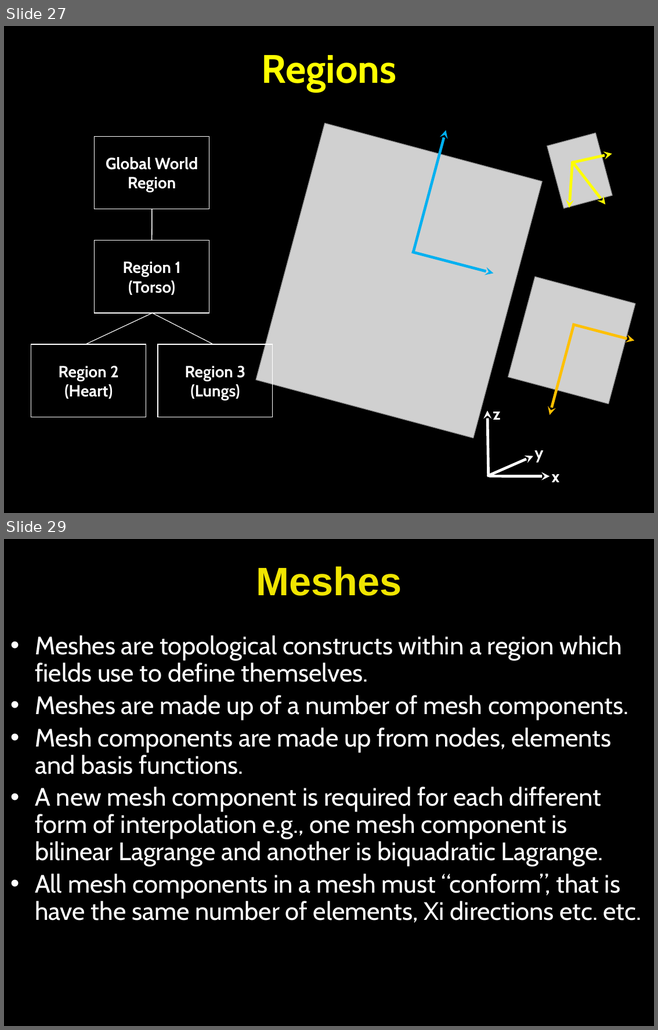
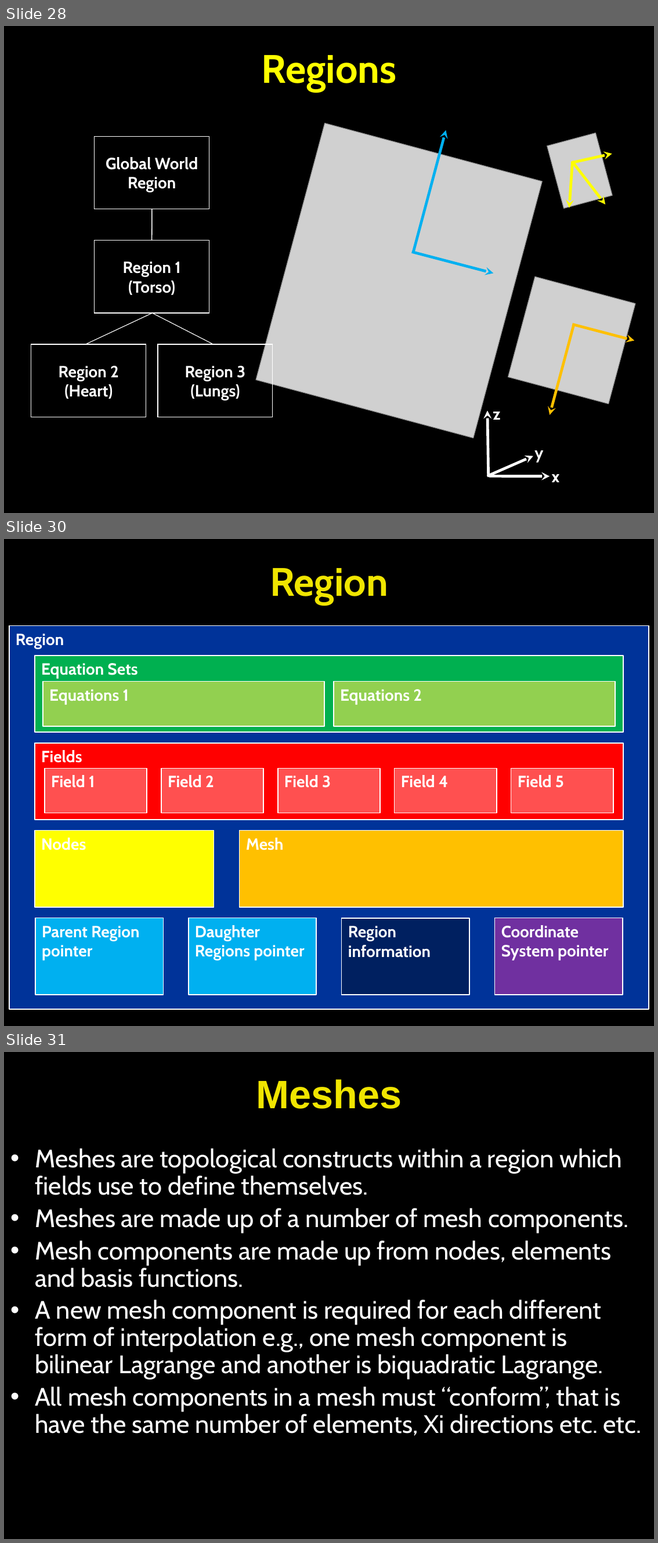
Before and after one commit to OpenCMISS/cm, a slide deck: doc/openCMISS.pptx. Shown one above the other, each under a label of ours: slides 27 and 29 before the commit, slides 28, 30 and 31 after it; the slides between them are not shown. The pictures are 658x1030 and 658x1543 pixels, drawn with LibreOffice and Linux fonts; fonts in the diff are those of the drawing; grey boxes stand for pictures. Boxes give left, top, right and bottom in pixels: in the first picture for what was removed or moved away, otherwise in the second. Text is boxed around its words. In the diff, an @@ line names an element or a change of style, - is before the commit and + after.

Commit message:
Updated openCMISS powerpoint presentation. Changes include: 1. Changes for regions, equations and problems 2. Block diagrams to show type structure 3. Additional slides for activation problems/CellML/FieldML

```diff
--- a/doc/openCMISS.pptx
+++ b/doc/openCMISS.pptx
@@ slide 30 added at <box>4,539,654,1026</box>, background #000000 @@
@@ title added at <box>270,568,388,605</box>, 44 pt, text #F0E500, bold @@
+Region
@@ group added at <box>9,626,648,1010</box>: 16 rectangles @@
+Region
+Nodes
+Mesh
+Parent Region pointer
+Daughter Regions pointer
+Coordinate System pointer
+Region information
+Fields
+Field 1
+Field 2
+Field 3
+Field 4
+Field 5
+Equation Sets
+Equations 1
+Equations 2
@@ what was slide 27 is now slide 28 @@
@@ what was slide 29 is now slide 31 @@
```
Also in this commit, not shown: 9 slides changed, 21 other slides added.
